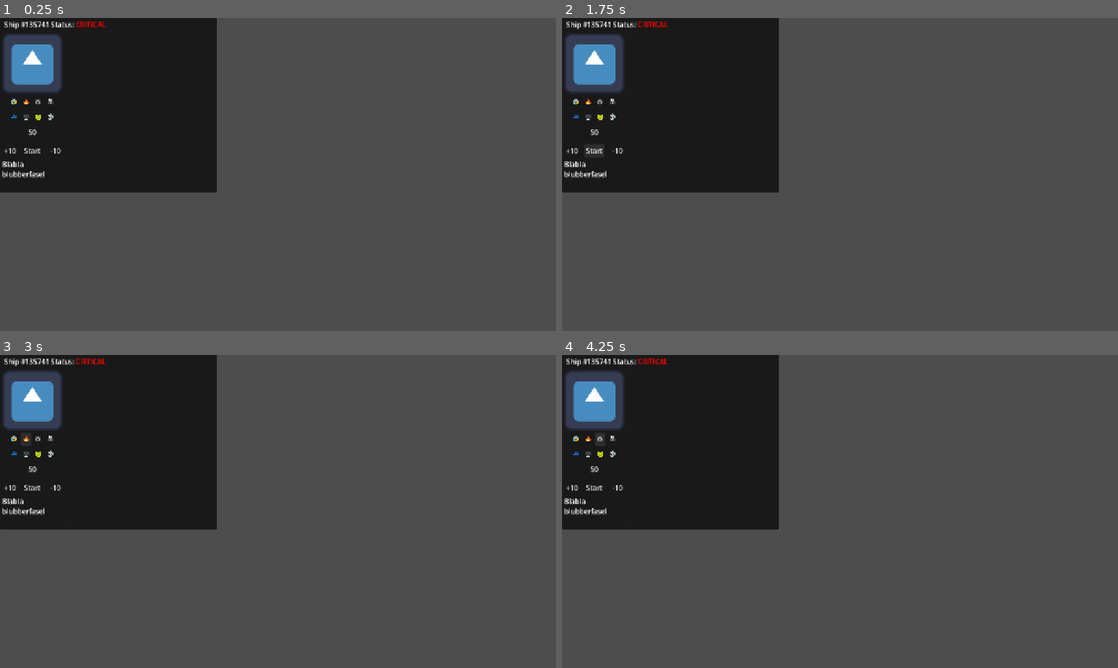
Above: before the commit, frames 1-4 (two rows, left to right).
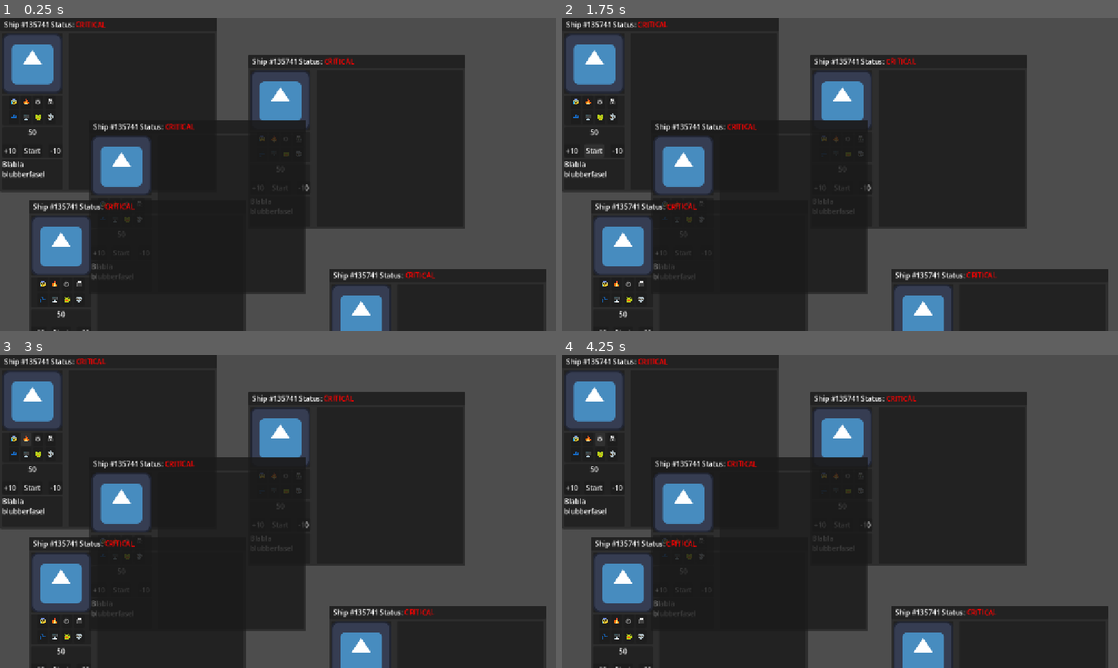
Above: after the commit, the same moments.

Repository: MisterIXI/godot-wildjam-98
Game: Godot game, scene res://scenes/window/window_test.tscn
Two runs of this game, one before a commit and one after it. Both use one fixed random seed, a clock stepped at 60 frames per second and the inputs below. This scene is started directly instead of the project's main scene. The engine's default icon, where the game draws it, is replaced by a stand-in: a white triangle on a blue panel in a dark square.
Inputs:
- Up to frame 1 (0.25 s): no input
- Up to frame 2 (1.75 s): click "Start" at 0.5 s; click "Start" at 1.25 s
- Up to frame 3 (3 s): click "😰" at 2 s; click "🔥" at 2.75 s
- Up to frame 4 (4.25 s): click "⚙️" at 3.5 s

The runs differ from the first frame. In frame 1, 50% of the frame differs, in the area x 0-99%, y 1-100%; in frame 2, 50%; in frame 3, 50%; in frame 4, 50%.

Commit message:
spread out window test scene

Diff:
--- a/space-ship-support/scenes/window/window_test.tscn
+++ b/space-ship-support/scenes/window/window_test.tscn
@@ -7,9 +7,25 @@
 [node name="Window" parent="." unique_id=118375707 instance=ExtResource("1_3uwou")]
 
 [node name="Window2" parent="." unique_id=1055275667 instance=ExtResource("1_3uwou")]
+offset_left = 571.0
+offset_top = 85.0
+offset_right = 1071.0
+offset_bottom = 485.0
 
 [node name="Window3" parent="." unique_id=2068639789 instance=ExtResource("1_3uwou")]
+offset_left = 205.0
+offset_top = 235.0
+offset_right = 705.0
+offset_bottom = 635.0
 
 [node name="Window4" parent="." unique_id=382795771 instance=ExtResource("1_3uwou")]
+offset_left = 66.0
+offset_top = 419.0
+offset_right = 566.0
+offset_bottom = 819.0
 
 [node name="Window5" parent="." unique_id=206212263 instance=ExtResource("1_3uwou")]
+offset_left = 757.0
+offset_top = 577.0
+offset_right = 1257.0
+offset_bottom = 977.0
